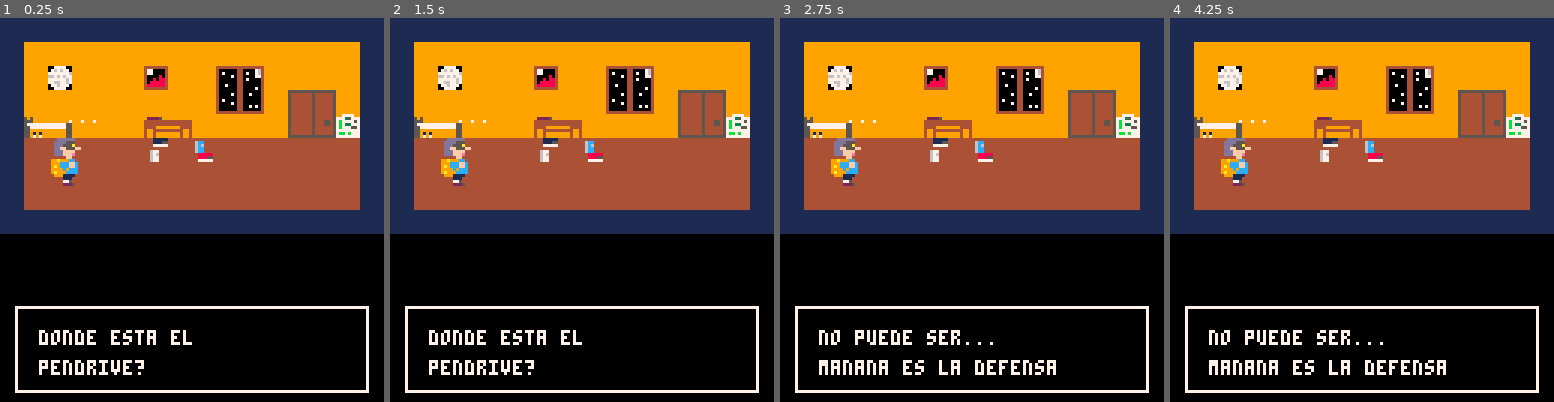
Above: before the commit, frames 1-4 (left to right).
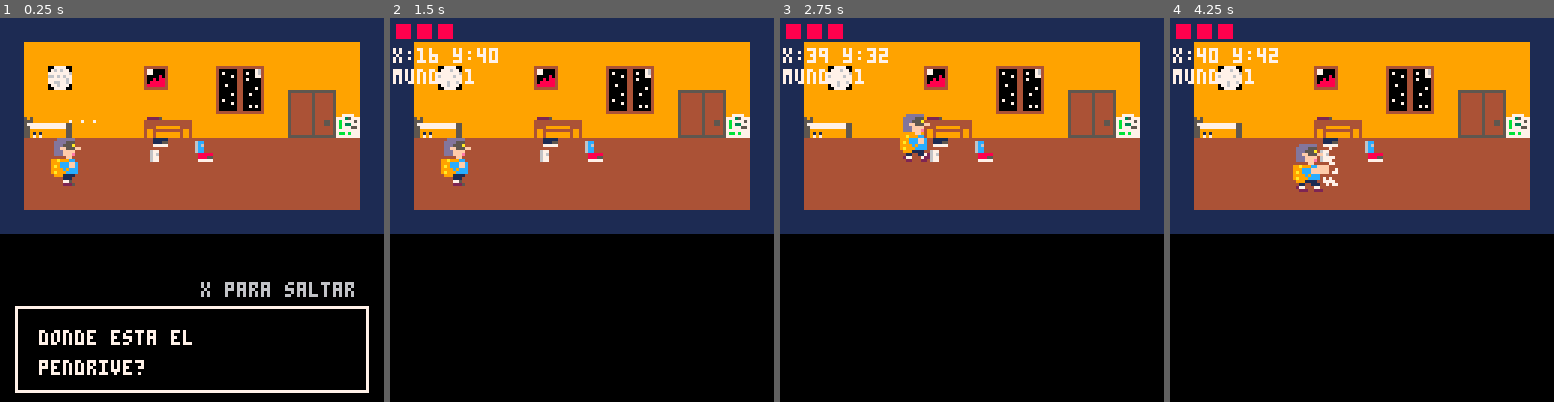
Above: after the commit, the same moments.

Repository: juanquian/Taller_Videojuegos
Game: PICO-8 cartridge el_archivo_perdido.p8
Same seed, same stepped clock (60 frames per second), same inputs: the game is played once before the commit and once after it.
Inputs:
- Up to frame 1 (0.25 s): no input
- Up to frame 2 (1.5 s): tap X (X key) at 0.33, 1.07 s; tap O (Z key) at 0.7 s
- Up to frame 3 (2.75 s): hold Right 1.6-2.1 s; tap O (Z key) at 1.7, 2.1, 2.5 s; tap X (X key) at 1.85 s; hold Up 2.15-2.42 s; hold Right from 2.47 s (still down)
- Up to frame 4 (4.25 s): tap O (Z key) every 0.4 s from 2.9 to 4.1 s; tap X (X key) at 2.97, 4.08 s; release Right at 3.03 s; hold Left 3.08-3.58 s; hold Down 3.63-3.97 s; hold Right from 4.02 s (still down)

The runs differ from the first frame. In frame 1, 0.7% of the frame differs, in the area x 52-93%, y 68-73%; in frame 2, 4.2%; in frame 3, 6.0%; in frame 4, 6.2%, in the area x 0-97%, y 1-98%.

Commit message:
Juego actual

Diff:
--- a/el_archivo_perdido.p8
+++ b/el_archivo_perdido.p8
@@ -10,9 +10,13 @@
 	cam_y=0
 
 	enemigos={}
+	jefe=nil
+	proyectiles_jefe={}
+	proyectiles_jugador={}
 
 	cargar_mundo(1)
 	cargar_enemigos()
+	cargar_jefe()
 
 	jug=make_jugador()
 
@@ -22,11 +26,11 @@
 	escena_intro=1
 
 	intro_escenas={
-		{map_x=0,map_y=0,map_w=16,map_h=16,texto="mi cuarto..."},
-		{map_x=0,map_y=16,map_w=16,map_h=16,texto="capaz fue en la calle..."},
-		{map_x=14,map_y=16,map_w=16,map_h=16,texto="tambien pase por ahi..."},
-		{map_x=0,map_y=32,map_w=16,map_h=16,texto="o en la plaza..."},
-		{map_x=13,map_y=32,map_w=16,map_h=16,texto="tengo que encontrarlo"}
+		{map_x=0,map_y=0,map_w=16,map_h=9,texto="mi cuarto..."},
+		{map_x=17,map_y=0,map_w=16,map_h=10,texto="capaz fue en la calle..."},
+		{map_x=31,map_y=0,map_w=16,map_h=10,texto="tambien pase por ahi..."},
+		{map_x=49,map_y=0,map_w=16,map_h=10,texto="o en la plaza..."},
+		{map_x=61,map_y=0,map_w=16,map_h=10,texto="tengo que encontrarlo"}
 	}
 end
 
@@ -59,6 +63,18 @@
 			e.drw()
 		end
 
+		if jefe!=nil then
+			jefe.drw()
+		end
+
+		for p in all(proyectiles_jefe) do
+			p.drw()
+		end
+
+		for p in all(proyectiles_jugador) do
+			p.drw()
+		end
+
 		jug.drw()
 
 		camera()
@@ -81,12 +97,43 @@
 	for e in all(enemigos) do
 		e.upd()
 	end
+
+	if jefe!=nil then
+		jefe.upd()
+	end
+
+	for p in all(proyectiles_jefe) do
+		p.upd()
+	end
+
+	for p in all(proyectiles_jugador) do
+		p.upd()
+	end
 end
 -->8
 -- intro
 
+function empezar_juego()
+	cargar_mundo(1)
+	cargar_enemigos()
+	cargar_jefe()
+
+	proyectiles_jugador={}
+
+	jug.x=mundo.entrada_x
+	jug.y=mundo.entrada_y
+
+	estado="jugando"
+end
+
+
 function update_intro_pensando()
 	intro_t+=1
+
+	if btnp(5) then
+		empezar_juego()
+		return
+	end
 
 	if intro_t>240 then
 		intro_t=0
@@ -114,24 +161,25 @@
 		print("tengo que pensar",13,104,7)
 		print("donde estuve...",13,114,7)
 	end
+
+	print("x para saltar",67,88,6)
 end
 
 
 function update_intro_paneo()
 	intro_t+=1
+
+	if btnp(5) then
+		empezar_juego()
+		return
+	end
 
 	if intro_t>120 then
 		intro_t=0
 		escena_intro+=1
 
 		if escena_intro>#intro_escenas then
-			cargar_mundo(1)
-			cargar_enemigos()
-
-			jug.x=mundo.entrada_x
-			jug.y=mundo.entrada_y
-
-			estado="jugando"
+			empezar_juego()
 		end
 	end
 end
@@ -162,6 +210,7 @@
 	rect(4,104,124,124,7)
 
 	print(esc.texto,10,112,7)
+	print("x para saltar",67,94,6)
 end
 -->8
 -- mundo
@@ -170,12 +219,11 @@
 	mundo_actual=n
 
 	if n==1 then
-		-- cuarto
 		mundo={
 			map_x=0,
 			map_y=0,
 			map_w=16,
-			map_h=16,
+			map_h=9,
 
 			x_min=8,
 			x_max=108,
@@ -194,12 +242,11 @@
 		}
 
 	elseif n==2 then
-		-- calle
 		mundo={
-			map_x=0,
-			map_y=16,
+			map_x=17,
+			map_y=0,
 			map_w=30,
-			map_h=16,
+			map_h=10,
 
 			x_min=8,
 			x_max=219,
@@ -218,17 +265,16 @@
 		}
 
 	elseif n==3 then
-		-- plaza
 		mundo={
-			map_x=0,
-			map_y=32,
+			map_x=49,
+			map_y=0,
 			map_w=29,
-			map_h=16,
+			map_h=10,
 
 			x_min=0,
 			x_max=216,
-			y_min=26,
-			y_max=95,
+			y_min=48,
+			y_max=48,
 
 			entrada_x=24,
 			entrada_y=48,
@@ -293,6 +339,9 @@
 function ir_a_mundo(n)
 	cargar_mundo(n)
 	cargar_enemigos()
+	cargar_jefe()
+
+	proyectiles_jugador={}
 
 	jug.x=mundo.entrada_x
 	jug.y=mundo.entrada_y
@@ -300,7 +349,6 @@
 
 
 function revisar_cambio_mapa(j)
-	-- en la calle, al llegar al final pasa a la plaza
 	if mundo_actual==2 and j.x>=mundo.x_max then
 		ir_a_mundo(3)
 	end
@@ -325,8 +373,19 @@
 	j.anim_t=0
 	j.moviendo=false
 
+	j.accion="normal"
+	j.accion_t=0
+	j.atq_cd=0
+	j.defendiendo=false
+	j.danio=1
+
+	j.vida=3
+	j.vida_max=3
+
 	j.upd=function()
 		j.moviendo=false
+
+		local quiere_defensa=btn(5) and btn(3)
 
 		if btn(0) then
 			j.x-=j.vel
@@ -338,26 +397,60 @@
 			j.moviendo=true
 		end
 
-		if btn(2) then
-			j.y-=j.vel
-			j.moviendo=true
-		end
-
-		if btn(3) then
-			j.y+=j.vel
-			j.moviendo=true
+		if mundo_actual!=3 then
+			if btn(2) then
+				j.y-=j.vel
+				j.moviendo=true
+			end
+
+			if btn(3) and not quiere_defensa then
+				j.y+=j.vel
+				j.moviendo=true
+			end
 		end
 
 		j.x=mid(mundo.x_min,j.x,mundo.x_max)
 		j.y=mid(mundo.y_min,j.y,mundo.y_max)
 
 		revisar_cambio_mapa(j)
+
+		if j.atq_cd>0 then
+			j.atq_cd-=1
+		end
+
+		if j.accion_t>0 then
+			j.accion_t-=1
+		else
+			j.accion="normal"
+			j.defendiendo=false
+		end
+
+		if quiere_defensa then
+			j.accion="defensa"
+			j.defendiendo=true
+			j.accion_t=2
+
+		elseif mundo_actual==3 and btnp(5) and j.atq_cd<=0 then
+			disparar_jugador(j)
+			j.accion="punio"
+			j.defendiendo=false
+			j.accion_t=8
+			j.atq_cd=18
+
+		elseif btnp(5) and j.atq_cd<=0 then
+			j.accion="punio"
+			j.defendiendo=false
+			j.accion_t=10
+			j.atq_cd=18
+		end
 
 		if j.moviendo then
 			animar_jugador(j)
 		else
-			j.spr=j.spr_parado
-			j.anim_t=0
+			if j.accion=="normal" then
+				j.spr=j.spr_parado
+				j.anim_t=0
+			end
 		end
 
 		if esta_en_puerta(j) and btnp(4) then
@@ -366,7 +459,15 @@
 	end
 
 	j.drw=function()
-		spr(j.spr,j.x,j.y,2,2)
+		if j.accion=="punio" then
+			spr(14,j.x,j.y,2,2)
+
+		elseif j.accion=="defensa" then
+			spr(37,j.x,j.y,3,2)
+
+		else
+			spr(j.spr,j.x,j.y,2,2)
+		end
 	end
 
 	return j
@@ -393,6 +494,23 @@
 		j.spr=35
 	end
 end
+
+
+function golpe_jugador(j,e)
+	if j.accion!="punio" then
+		return false
+	end
+
+	local gx=j.x+14
+	local gy=j.y+4
+	local gw=8
+	local gh=10
+
+	return chocan(
+		gx,gy,gw,gh,
+		e.x+3,e.y+3,10,10
+	)
+end
 -->8
 -- enemigo estudiante
 
@@ -400,25 +518,35 @@
 	enemigos={}
 
 	if mundo_actual==2 then
-		add(enemigos,make_estudiante(120,48))
-	end
-end
-
-
-function make_estudiante(x,y)
+		add(enemigos,make_estudiante(70,48,45,95))
+		add(enemigos,make_estudiante(125,48,105,150))
+		add(enemigos,make_estudiante(185,48,165,210))
+	end
+end
+
+
+function make_estudiante(x,y,x_min,x_max)
 	local e={}
 
 	e.x=x
 	e.y=y
+	e.y_base=y
 
 	e.ancho=16
 	e.alto=16
 
-	e.vel=0.25
+	e.vel=0.22
+
 	e.dir=1
-
-	e.x_min=80
-	e.x_max=170
+	e.mira=1
+
+	e.x_min=x_min
+	e.x_max=x_max
+
+	e.calle_min=8
+	e.calle_max=219
+	e.y_min=35
+	e.y_max=54
 
 	e.spr=40
 	e.anim_t=0
@@ -426,61 +554,186 @@
 	e.golpeado=false
 	e.golpe_t=0
 
+	e.atacando=false
+	e.atq_t=0
+
+	e.vida=2
+	e.vida_max=2
+	e.muerto=false
+
+	e.golpe_cd=0
+
 	e.upd=function()
+		if e.muerto then
+			return
+		end
+
+		if e.golpe_cd>0 then
+			e.golpe_cd-=1
+		end
+
+		-- mientras ataca, queda quieto mostrando el golpe
+		if e.atacando then
+			e.atq_t-=1
+			e.spr=42
+
+			if e.atq_t<=0 then
+				e.atacando=false
+				e.spr=40
+			end
+
+			return
+		end
+
+		-- cuando recibe golpe
 		if e.golpeado then
 			e.golpe_t-=1
+			e.spr=12
 
 			if e.golpe_t<=0 then
 				e.golpeado=false
+				e.spr=40
 			end
 
 			return
 		end
 
-		e.x+=e.vel*e.dir
-
-		if e.x<=e.x_min then
-			e.x=e.x_min
-			e.dir=1
-		end
-
-		if e.x>=e.x_max then
-			e.x=e.x_max
-			e.dir=-1
+		-- recibe golpe del jugador
+		if golpe_jugador(jug,e) then
+			e.vida-=jug.danio
+			e.golpeado=true
+			e.golpe_t=15
+			e.spr=12
+
+			if e.vida<=0 then
+				e.muerto=true
+			end
+
+			return
+		end
+
+		local dx=jug.x-e.x
+		local dy=jug.y-e.y
+
+		local distx=dx
+		local disty=dy
+
+		if distx<0 then
+			distx=-distx
+		end
+
+		if disty<0 then
+			disty=-disty
+		end
+
+		-- mirar al jugador si esta cerca
+		if distx<90 and disty<35 then
+			if dx<0 then
+				e.mira=-1
+				e.dir=-1
+			elseif dx>0 then
+				e.mira=1
+				e.dir=1
+			end
+		end
+
+		-- si esta cerca, golpea
+		if distx<14 and disty<10 then
+			if e.golpe_cd<=0 then
+				e.golpe_cd=55
+				e.atacando=true
+				e.atq_t=12
+				e.spr=42
+
+				if not jug.defendiendo then
+					jug.vida-=1
+
+					if jug.vida<=0 then
+						jug.vida=jug.vida_max
+						jug.x=mundo.entrada_x
+						jug.y=mundo.entrada_y
+					end
+				end
+			else
+				-- mientras espera para volver a golpear,
+				-- no queda congelado en pose de golpe
+				e.spr=40
+			end
+
+			return
+		end
+
+		-- persecucion
+		if distx<90 and disty<35 then
+
+			-- no se mete encima: solo avanza si falta distancia
+			if distx>13 then
+				if dx<0 then
+					e.x-=e.vel*1.6
+				elseif dx>0 then
+					e.x+=e.vel*1.6
+				end
+			end
+
+			-- corrige altura
+			if disty>4 then
+				if dy<0 then
+					e.y-=e.vel
+				elseif dy>0 then
+					e.y+=e.vel
+				end
+			end
+
+			e.x=mid(e.calle_min,e.x,e.calle_max)
+			e.y=mid(e.y_min,e.y,e.y_max)
+
+		else
+			-- patrulla normal
+			e.x+=e.vel*e.dir
+
+			if e.dir==-1 then
+				e.mira=-1
+			else
+				e.mira=1
+			end
+
+			if e.x<=e.x_min then
+				e.x=e.x_min
+				e.dir=1
+				e.mira=1
+			end
+
+			if e.x>=e.x_max then
+				e.x=e.x_max
+				e.dir=-1
+				e.mira=-1
+			end
+
+			-- vuelve a su linea base
+			if e.y<e.y_base-1 then
+				e.y+=0.15
+			elseif e.y>e.y_base+1 then
+				e.y-=0.15
+			end
 		end
 
 		animar_estudiante(e)
-
-		if golpea_de_frente(e,jug) then
-			jug.x=mundo.entrada_x
-			jug.y=mundo.entrada_y
-
-			e.golpeado=true
-			e.golpe_t=20
-			e.spr=12
-		end
 	end
 
 	e.drw=function()
+		if e.muerto then
+			return
+		end
+
 		local flip=false
 
-		-- si queda mirando al reves, cambiar ==1 por ==-1
-		if e.dir==1 then
+		-- segun como se veia en tu juego,
+		-- este ajuste evita que camine de espalda
+		if e.mira==1 then
 			flip=true
 		end
 
-		if e.golpeado then
-			if e.golpe_t>10 then
-				e.spr=12
-			else
-				e.spr=42
-			end
-		end
-
-		spr(e.spr,e.x,e.y,2,2,flip,false)
-
-		-- para probar la zona de golpe:
-		-- dibujar_golpe(e)
+		spr(e.spr,flr(e.x),flr(e.y),2,2,flip,false)
 	end
 
 	return e
@@ -495,36 +748,35 @@
 	end
 
 	if e.anim_t<12 then
-		e.spr=8
+		e.spr=8      -- pie en piso
 
 	elseif e.anim_t<24 then
-		e.spr=40
+		e.spr=40     -- piernas juntas
 
 	elseif e.anim_t<36 then
-		e.spr=10
+		e.spr=10     -- pie derecho arriba
 
 	else
-		e.spr=40
+		e.spr=40     -- piernas juntas
 	end
 end
 
 
 function golpea_de_frente(e,j)
-	local gx=0
-	local gy=e.y+5
-	local gw=5
-	local gh=9
-
-	if e.dir==1 then
-		gx=e.x+14
-	else
-		gx=e.x-3
-	end
-
-	return chocan(
-		gx,gy,gw,gh,
-		j.x+4,j.y+4,8,10
-	)
+	-- queda por compatibilidad, pero ahora el golpe principal
+	-- se calcula por cercania en e.upd
+	local dx=j.x-e.x
+	local dy=j.y-e.y
+
+	if dx<0 then
+		dx=-dx
+	end
+
+	if dy<0 then
+		dy=-dy
+	end
+
+	return dx<14 and dy<10
 end
 
 
@@ -534,21 +786,307 @@
 	and ay<by+bh
 	and ay+ah>by
 end
-
-
-function dibujar_golpe(e)
-	local gx=0
-	local gy=e.y+5
-	local gw=5
-	local gh=9
-
-	if e.dir==1 then
-		gx=e.x+14
+-->8
+-- jefe plaza
+
+function cargar_jefe()
+	jefe=nil
+	proyectiles_jefe={}
+
+	if mundo_actual==3 then
+		jefe=make_jefe_plaza(150,48)
+	end
+end
+
+
+function make_jefe_plaza(x,y)
+	local b={}
+
+	b.x=x
+	b.y=y
+
+	b.ancho=16
+	b.alto=16
+
+	b.vel=0.45
+
+	b.dir=-1
+	b.mira=-1
+
+	b.x_min=100
+	b.x_max=200
+
+	b.vida=5
+	b.vida_max=5
+	b.muerto=false
+
+	b.golpeado=false
+	b.golpe_t=0
+
+	b.defendiendo=false
+	b.def_t=0
+	b.def_cd=0
+
+	b.disparo_t=20
+	b.rafaga=0
+	b.rafaga_t=0
+
+	b.anim_t=0
+	b.spr_piernas=89
+
+	b.upd=function()
+		if b.muerto then
+			return
+		end
+
+		if jug.x<b.x then
+			b.mira=-1
+		else
+			b.mira=1
+		end
+
+		if b.def_cd>0 then
+			b.def_cd-=1
+		end
+
+		if b.golpeado then
+			b.golpe_t-=1
+
+			if b.golpe_t<=0 then
+				b.golpeado=false
+			end
+
+			return
+		end
+
+		local dist=jug.x-b.x
+
+		if dist<0 then
+			dist=-dist
+		end
+
+		if dist<70 then
+			b.x+=b.vel*b.mira
+		else
+			b.x+=b.vel*b.dir
+		end
+
+		if b.x<=b.x_min then
+			b.x=b.x_min
+			b.dir=1
+		end
+
+		if b.x>=b.x_max then
+			b.x=b.x_max
+			b.dir=-1
+		end
+
+		b.anim_t+=1
+
+		if b.anim_t>31 then
+			b.anim_t=0
+		end
+
+		if b.anim_t<16 then
+			b.spr_piernas=89
+		else
+			b.spr_piernas=91
+		end
+
+		if b.def_t>0 then
+			b.def_t-=1
+
+			if b.def_t<=0 then
+				b.defendiendo=false
+			end
+		end
+
+		-- defensa por cercania
+		if dist<60 and b.def_t<=0 and b.def_cd<=0 then
+			b.defendiendo=true
+			b.def_t=26
+			b.def_cd=45
+		end
+
+		if not b.defendiendo then
+			if b.rafaga>0 then
+				b.rafaga_t-=1
+
+				if b.rafaga_t<=0 then
+					disparar_jefe(b)
+
+					b.rafaga-=1
+					b.rafaga_t=8
+				end
+			else
+				b.disparo_t-=1
+
+				if b.disparo_t<=0 then
+					b.rafaga=flr(rnd(3))+1
+
+					disparar_jefe(b)
+
+					b.rafaga-=1
+					b.rafaga_t=8
+
+					b.disparo_t=35+rnd(20)
+				end
+			end
+		end
+	end
+
+	b.drw=function()
+		if b.muerto then
+			return
+		end
+
+		local flip=false
+
+		-- tus sprites miran a la derecha por defecto
+		if b.mira==-1 then
+			flip=true
+		end
+
+		spr(75,b.x,b.y,2,1,flip,false)
+		spr(b.spr_piernas,b.x,b.y+8,2,1,flip,false)
+
+		if b.defendiendo then
+			local mx=b.x-14
+
+			if b.mira==1 then
+				mx=b.x+18
+			end
+
+			spr(77,mx,b.y,2,1,flip,false)
+			spr(93,mx,b.y+8,2,1,flip,false)
+		end
+	end
+
+	return b
+end
+
+
+function jefe_intenta_cubrirse()
+	if jefe==nil or jefe.muerto then
+		return
+	end
+
+	if jefe.def_cd>0 or jefe.defendiendo then
+		return
+	end
+
+	-- chance de cubrirse al ver un disparo
+	if rnd(1)<0.7 then
+		jefe.defendiendo=true
+		jefe.def_t=24
+		jefe.def_cd=50
+	end
+end
+
+
+function disparar_jefe(b)
+	local p={}
+
+	p.x=b.x
+	p.y=b.y+8
+
+	p.vel=1.6*b.mira
+
+	p.ancho=8
+	p.alto=8
+
+	if b.mira==-1 then
+		p.x=b.x-6
 	else
-		gx=e.x-3
-	end
-
-	rect(gx,gy,gx+gw,gy+gh,8)
+		p.x=b.x+16
+	end
+
+	p.upd=function()
+		p.x+=p.vel
+
+		if p.x<0 or p.x>230 then
+			del(proyectiles_jefe,p)
+			return
+		end
+
+		if chocan(p.x,p.y,8,8,jug.x+4,jug.y+4,8,10) then
+			if jug.defendiendo then
+				del(proyectiles_jefe,p)
+			else
+				jug.vida-=1
+				del(proyectiles_jefe,p)
+
+				if jug.vida<=0 then
+					jug.vida=jug.vida_max
+					jug.x=mundo.entrada_x
+					jug.y=mundo.entrada_y
+				end
+			end
+		end
+	end
+
+	p.drw=function()
+		spr(123,p.x,p.y)
+	end
+
+	add(proyectiles_jefe,p)
+end
+-->8
+-- proyectil jugador
+
+function disparar_jugador(j)
+	local p={}
+
+	p.x=j.x+14
+	p.y=j.y+7
+
+	p.vel=2
+	p.ancho=8
+	p.alto=8
+
+	p.upd=function()
+		p.x+=p.vel
+
+		if p.x<0 or p.x>230 then
+			del(proyectiles_jugador,p)
+			return
+		end
+
+		if jefe!=nil and not jefe.muerto then
+
+			if jefe.defendiendo then
+				local mx=jefe.x-14
+
+				if jefe.mira==1 then
+					mx=jefe.x+18
+				end
+
+				if chocan(p.x,p.y,8,8,mx,jefe.y,16,16) then
+					del(proyectiles_jugador,p)
+					return
+				end
+			end
+
+			if chocan(p.x,p.y,8,8,jefe.x,jefe.y,16,16) then
+				jefe.vida-=1
+				jefe.golpeado=true
+				jefe.golpe_t=12
+
+				del(proyectiles_jugador,p)
+
+				if jefe.vida<=0 then
+					jefe.muerto=true
+				end
+			end
+		end
+	end
+
+	p.drw=function()
+		spr(124,p.x,p.y)
+	end
+
+	jefe_intenta_cubrirse()
+	add(proyectiles_jugador,p)
 end
 -->8
 -- hud
@@ -556,19 +1094,57 @@
 function draw_jugando()
 	camera()
 
-	print("x:"..jug.x.." y:"..jug.y,1,1,7)
-	print("mundo:"..mundo_actual,1,8,7)
+	dibujar_vidas()
+
+	print("x:"..jug.x.." y:"..jug.y,1,10,7)
+	print("mundo:"..mundo_actual,1,17,7)
 
 	if mundo_actual==1 and esta_en_puerta(jug) then
 		print("presiona z",70,118,7)
 		print("z",jug.x-cam_x+6,jug.y-cam_y-10,7)
-
-	elseif mundo_actual==2 then
-		print("esquiva al estudiante",22,118,6)
-
-	elseif mundo_actual==3 then
-		print("pelea con el jefe para avanzar",35,118,6)
-	end
+	end
+end
+
+
+function dibujar_vidas()
+	for i=1,jug.vida_max do
+		local x=2+(i-1)*7
+
+		if i<=jug.vida then
+			rectfill(x,2,x+4,6,8)
+		else
+			rect(x,2,x+4,6,5)
+		end
+	end
+
+	local ene=enemigo_actual()
+
+	if ene!=nil then
+		for i=1,ene.vida_max do
+			local x=126-(i*7)
+
+			if i<=ene.vida then
+				rectfill(x,2,x+4,6,8)
+			else
+				rect(x,2,x+4,6,5)
+			end
+		end
+	end
+end
+
+
+function enemigo_actual()
+	if jefe!=nil and not jefe.muerto then
+		return jefe
+	end
+
+	for e in all(enemigos) do
+		if not e.muerto then
+			return e
+		end
+	end
+
+	return nil
 end
 
 
@@ -700,29 +1276,18 @@
 
 
 __map__
-c7c7c7c7c7c7c7c7c7c7c7c7c7c7c7c700000000000000000000000000000000000000000000000000000000000000000000000000000000000000000000000000000000000000000000000000000000000000000000000000000000000000000000000000000000000000000000000000000000000000000000000000000000
-c7d6d6d6d6d6d6d6d6d6d6d6d6d6d6c700000000000000000000000000000000000000000000000000000000000000000000000000000000000000000000000000000000000000000000000000000000000000000000000000000000000000000000000000000000000000000000000000000000000000000000000000000000
-c7d6c2d6d6d6c4d6d6d0d1d6d6d6d6c700000000000000000000000000000000000000000000000000000000000000000000000000000000000000000000000000000000000000000000000000000000000000000000000000000000000000000000000000000000000000000000000000000000000000000000000000000000
-c7d6d6d6d6d6d6d6d6e0e1d6d2f3d6c700000000000000000000000000000000000000000000000000000000000000000000000000000000000000000000000000000000000000000000000000000000000000000000000000000000000000000000000000000000000000000000000000000000000000000000000000000000
-c7e3e4d6d6d6d3d4d6d6d6d6f1e2d7c700000000000000000000000000000000000000000000000000000000000000000000000000000000000000000000000000000000000000000000000000000000000000000000000000000000000000000000000000000000000000000000000000000000000000000000000000000000
-c7f0f0f0f0f0e5f0e6f0f0f0f0f0f0c700000000000000000000000000000000000000000000000000000000000000000000000000000000000000000000000000000000000000000000000000000000000000000000000000000000000000000000000000000000000000000000000000000000000000000000000000000000
-c7f0f0f0f0f0f0f0f0f0f0f0f0f0f0c700000000000000000000000000000000000000000000000000000000000000000000000000000000000000000000000000000000000000000000000000000000000000000000000000000000000000000000000000000000000000000000000000000000000000000000000000000000
-c7f0f0f0f0f0f0f0f0f0f0f0f0f0f0c700000000000000000000000000000000000000000000000000000000000000000000000000000000000000000000000000000000000000000000000000000000000000000000000000000000000000000000000000000000000000000000000000000000000000000000000000000000
-c7c7c7c7c7c7c7c7c7c7c7c7c7c7c7c700000000000000000000000000000000000000000000000000000000000000000000000000000000000000000000000000000000000000000000000000000000000000000000000000000000000000000000000000000000000000000000000000000000000000000000000000000000
-0000000000000000000000000000000000000000000000000000000000000000000000000000000000000000000000000000000000000000000000000000000000000000000000000000000000000000000000000000000000000000000000000000000000000000000000000000000000000000000000000000000000000000
-0000000000000000000000000000000000000000000000000000000000000000000000000000000000000000000000000000000000000000000000000000000000000000000000000000000000000000000000000000000000000000000000000000000000000000000000000000000000000000000000000000000000000000
-0000000000000000000000000000000000000000000000000000000000000000000000000000000000000000000000000000000000000000000000000000000000000000000000000000000000000000000000000000000000000000000000000000000000000000000000000000000000000000000000000000000000000000
-0000000000000000000000000000000000000000000000000000000000000000000000000000000000000000000000000000000000000000000000000000000000000000000000000000000000000000000000000000000000000000000000000000000000000000000000000000000000000000000000000000000000000000
-0000000000000000000000000000000000000000000000000000000000000000000000000000000000000000000000000000000000000000000000000000000000000000000000000000000000000000000000000000000000000000000000000000000000000000000000000000000000000000000000000000000000000000
-0000000000000000000000000000000000000000000000000000000000000000000000000000000000000000000000000000000000000000000000000000000000000000000000000000000000000000000000000000000000000000000000000000000000000000000000000000000000000000000000000000000000000000
-0000000000000000000000000000000000000000000000000000000000000000000000000000000000000000000000000000000000000000000000000000000000000000000000000000000000000000000000000000000000000000000000000000000000000000000000000000000000000000000000000000000000000000
-c7c7c7c7c7c7c7c7c7c7c7c7c7c7c7c7c7c7c7c7c7c7c7c7c7c7c7c7c7c70000000000000000000000000000000000000000000000000000000000000000000000000000000000000000000000000000000000000000000000000000000000000000000000000000000000000000000000000000000000000000000000000000
-c7c3c3c3c1c3c3c1c3c3c1c3c1c3c1c3c3c3c3c3c1c3c3c1c3c3c1c3c1c70000000000000000000000000000000000000000000000000000000000000000000000000000000000000000000000000000000000000000000000000000000000000000000000000000000000000000000000000000000000000000000000000000
-c7c3c3c1c3c1c3c3c3c3c3c3c2c3c8c7c8c3c3c1c3c1c3c8d6d6c8c3c1c70000000000000000000000000000000000000000000000000000000000000000000000000000000000000000000000000000000000000000000000000000000000000000000000000000000000000000000000000000000000000000000000000000
-c7c5c5c5c3c3c3c7c7c6c6c3c1c3c7c7c7c5c5c5c3c3c3c8d6d6c8c1c1c70000000000000000000000000000000000000000000000000000000000000000000000000000000000000000000000000000000000000000000000000000000000000000000000000000000000000000000000000000000000000000000000000000
-c7c8c5c8cccdc3c8c7c6c8cccdc3c8c7c8c8c5c8c3c3c3c8d6d6c8c3c3c70000000000000000000000000000000000000000000000000000000000000000000000000000000000000000000000000000000000000000000000000000000000000000000000000000000000000000000000000000000000000000000000000000
-c7c5c9c5dcddc0c7cbcac6dcddddc7cbc7c5c9c5c0c0c0d6d5d5d6c0c0c70000000000000000000000000000000000000000000000000000000000000000000000000000000000000000000000000000000000000000000000000000000000000000000000000000000000000000000000000000000000000000000000000000
-c7d8d8d8d8d8d8d8d8d8d8d8d8d8d8d8d8d8d8d8d8d8d8d8d8d8d8d8d8c70000000000000000000000000000000000000000000000000000000000000000000000000000000000000000000000000000000000000000000000000000000000000000000000000000000000000000000000000000000000000000000000000000
-c7d8d8d8d8d8d8d8d8d8d8d8d8d8d8d8d8d8d8d8d8d8d8d8d8d8d8d8d8c70000000000000000000000000000000000000000000000000000000000000000000000000000000000000000000000000000000000000000000000000000000000000000000000000000000000000000000000000000000000000000000000000000
-c7dadad9dadad9dadad9dadad9dadad9dadadad9dadad9dadad9dadad9c70000000000000000000000000000000000000000000000000000000000000000000000000000000000000000000000000000000000000000000000000000000000000000000000000000000000000000000000000000000000000000000000000000
-c7c7c7c7c7c7c7c7c7c7c7c7c7c7c7c7c7c7c7c7c7c7c7c7c7c7c7c7c7c70000000000000000000000000000000000000000000000000000000000000000000000000000000000000000000000000000000000000000000000000000000000000000000000000000000000000000000000000000000000000000000000000000
+c7c7c7c7c7c7c7c7c7c7c7c7c7c7c7c700c7c7c7c7c7c7c7c7c7c7c7c7c7c7c7c7c7c7c7c7c7c7c7c7c7c7c7c7c7c70000c7c7c7c7c7c7c7c7c7c7c7c7c7c7c7c7c7c7c7c7c7c7c7c7c7c7c7c7c700c7c7c7c7c7c7c7c7c7c7c7c7c7c7c7c7c7c7c7c7c7c7c7c7c7c7c7c7c70000000000000000000000000000000000000000
+c7d6d6d6d6d6d6d6d6d6d6d6d6d6d6c700c7c3c3c3c1c3c3c1c3c3c1c3c1c3c1c3c3c3c3c3c1c3c3c1c3c3c1c3c1c70000c7c1c3c3c1c3c3c1c3c3c3c1c1c3c3c1c3c3c3c3c3c1c3c3c3c1c3c3c700c7c7c5d9d9d9d9d9c5c5c5c5c5c5c6c6c6c6c6c6c6c6c6c6c6c6c6c6c70000000000000000000000000000000000000000
+c7d6c2d6d6d6c4d6d6d0d1d6d6d6d6c700c7c3c3c1c3c1c3c3c3c3c3c3c2c3c8c7c8c3c3c1c3c1c3c8d6d6c8c3c1c70000c7c3c3c3c3c3c3c3c3c3c1c3c3c3c1c3c3c3c3c1c3c2c1c3c1c3c3c1c700c7c7c5d9c5c5c5c5c5c5d9d9d9c5c5c6d9d9d9c6c6d9d9c6c6d9d9c6c70000000000000000000000000000000000000000
+c7d6d6d6d6d6d6d6d6e0e1d6d2f3d6c700c7c5c5c5c3c3c3c7c7c6c6c3c1c3c7c7c7c5c5c5c3c3c3c8d6d6c8c1c1c70000c7c3c3c3c3c3c3c3c3c3c3c3c3c3c3c3c3c3c3c3c1c1c3c3c1c3c3c1c700c7c7c5d9c5d9d9d9c5c5c5c5d9d9d9d9d9c6c6c6c6d9c6d9d9c6d9c6c70000000000000000000000000000000000000000
+c7e3e4d6d6d6d3d4d6d6d6d6f1e2d7c700c7c8c5c8cccdc3c8c7c6c8cccdc3c8c7c8c8c5c8c3c3c3c8d6d6c8c3c3c70000c7c3c3c3c3c3c1c3c3ecc1c3c3c3c3c1c3c3c1c3c3c3c3c3c3c3c1c3c700c7c7c5d9c5c5d9d9c5c5c5c5c5d9d9d9c6c6c6c6c6d9c6c6c6c6d9c6c70000000000000000000000000000000000000000
+c7f0f0f0f0f0e5f0e6f0f0f0f0f0f0c700c7c5c9c5dcddc0c7cbcac6dcddddc7cbc7c5c9c5c0c0c0d6d5d5d6c0c0c70000c7c1c3c1c3c3c3c3c1d9c3c3c3c1c1c3c3c1c3c3c3c3c3c1c1c3c3c3c700c7c7c5d9d9d9d9d9c5c5c5c5c5c5d9c6c6c6c6c6c6d9c6c6c6c6d9c6c70000000000000000000000000000000000000000
+c7f0f0f0f0f0f0f0f0f0f0f0f0f0f0c700c7d8d8d8d8d8d8d8d8d8d8d8d8d8d8d8d8d8d8d8d8d8d8d8d8d8d8d8d8c70000c7eeefeaebc3c3c1d9d9d9c3c3c3c3eaebc1c1c1c3c3c3eaebc3c3c1c700c7c7f4f4f4f4f4f4f4f4f4f4f4f4f4f4f4f4f4f4f4f4f4f4f4f4f4f4c70000000000000000000000000000000000000000
+c7f0f0f0f0f0f0f0f0f0f0f0f0f0f0c700c7d8d8d8d8d8d8d8d8d8d8d8d8d8d8d8d8d8d8d8d8d8d8d8d8d8d8d8d8c70000c7fefffafbcec3dbdbdbdbdbc3cec3fafbdec1cec1cfc3fafbc3c3c1c700c7cbf5f5f5f5f5f5f5f5f5f5f5f5f5f5f5f5f5f5f5f5f5f5f5f5f5f5c70000000000000000000000000000000000000000
+c7c7c7c7c7c7c7c7c7c7c7c7c7c7c7c700c7dadad9dadad9dadad9dadad9dadad9dadadad9dadad9dadad9dadad9c70000c7e8e8e8e8e8e8e8e8e8e8e8e8e8e8e8e8e8e8e8e8e8e8e8e8e8e8e8c700c7c7f5f7f8f5f5f5f5f5f5f5f6f5f7f8f5f5f5f5f5f5f6f5f5f5f5f5c70000000000000000000000000000000000000000
+0000000000000000000000000000000000c7c7c7c7c7c7c7c7c7c7c7c7c7c7c7c7c7c7c7c7c7c7c7c7c7c7c7c7c7c70000c7c7c7c7c7c7c7c7c7c7c7c7c7c7c7c7c7c7c7c7c7c7c7c7c7c7c7c7c700c7c7c7c7c7c7c7c7c7c7c7c7c7c7c7c7c7c7c7c7c7c7c7c7c7c7c7c7c70000000000000000000000000000000000000000
+…(5 lines of a section not shown)…
Not shown, changed: 85 lines of the sprite sheet (__gfx__) section of el_archivo_perdido.p8
Not shown, changed: the music (__music__) section of el_archivo_perdido.p8
Not shown, changed: the sound effects (__sfx__) section of el_archivo_perdido.p8
